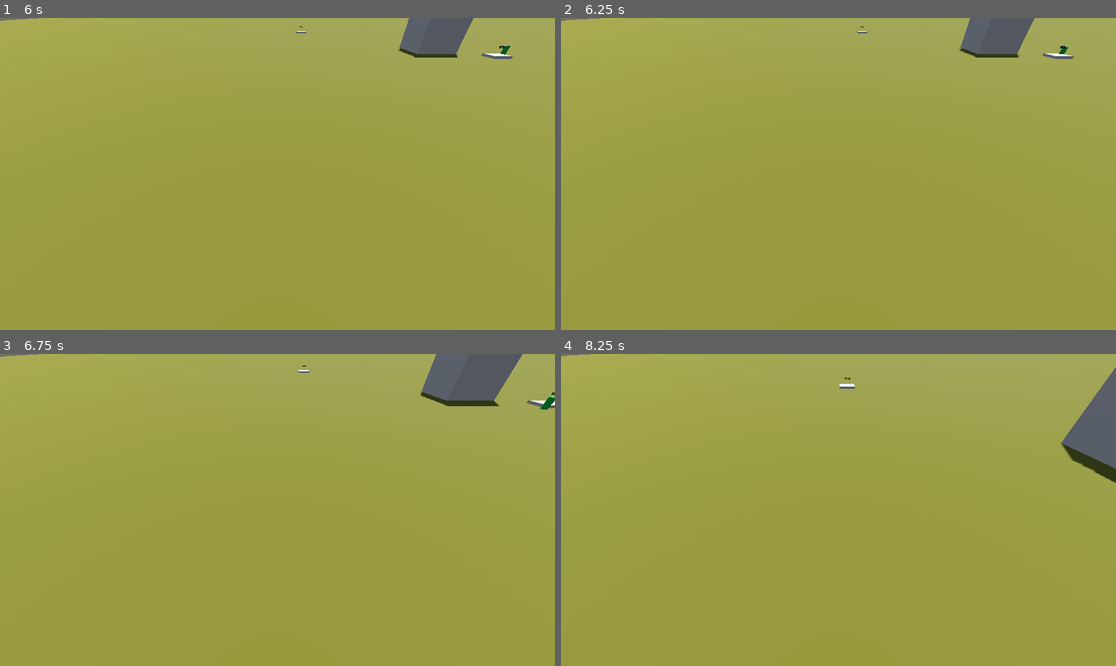
Above: before the commit, frames 1-4 (two rows, left to right).
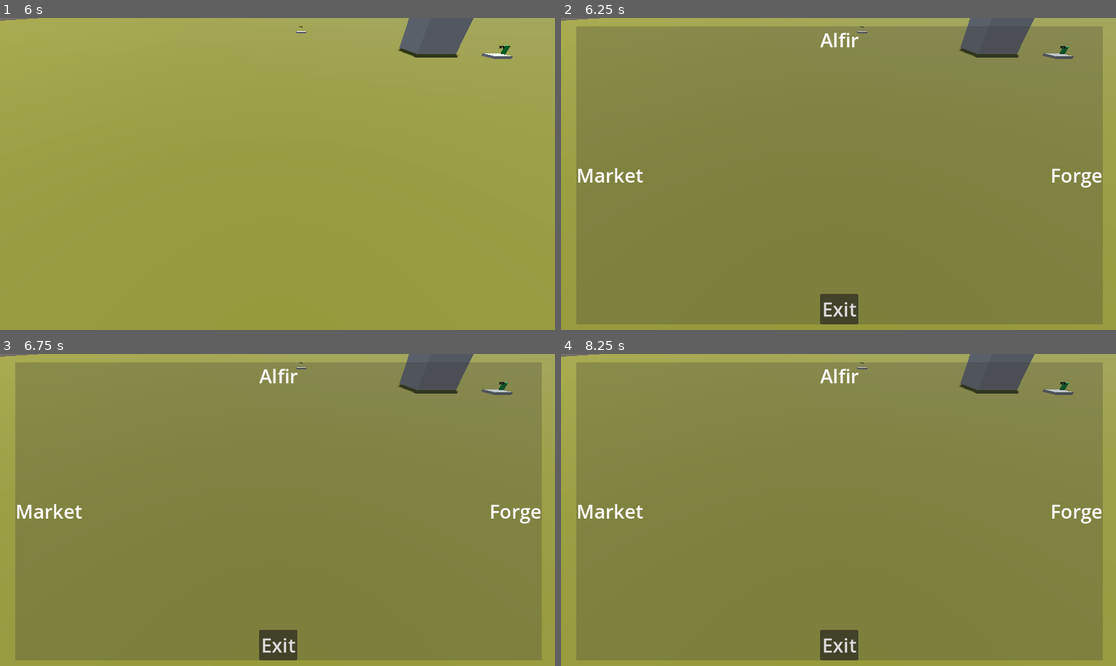
Above: after the commit, the same moments.

Repository: ualisars/simulationPrototype
Game: Godot game, scene res://Map/base_map.tscn
Two runs of this game, one before a commit and one after it. Both use one fixed random seed, a clock stepped at 60 frames per second and the inputs below.
Inputs (mouse positions are in pixels of both pictures, inside the frame that each line leads up to):
- Up to frame 1 (6 s): tap Enter at 0.5, 3.5, 5 s; move the mouse to (399, 158) at 0.52 s; hold S (CameraBack) 0.53-1.28 s; move the mouse to (166, 189) at 1.27 s; tap W (CameraForward) at 1.35 s; tap Space at 2, 4.25 s; move the mouse to (333, 105) at 2.02 s; hold A (CameraLeft) 2.03-2.78 s; move the mouse to (249, 236) at 2.77 s; tap D (CameraRight) at 2.85 s; move the mouse to (444, 220) at 3.52 s; tap Mouse wheel up (CameraZoomIn) at 3.6 s; move the mouse to (111, 127) at 4.27 s; tap Mouse wheel down (CameraZoomOut) at 4.35 s; move the mouse to (305, 174) at 5.02 s; click (305, 174) at 5.1 s; move the mouse to (194, 96) at 5.77 s; tap S (CameraBack) at 5.85 s
- Up to frame 2 (6.25 s): no input
- Up to frame 3 (6.75 s): tap Space at 6.5 s; move the mouse to (399, 494) at 6.52 s; hold W (CameraForward) from 6.53 s (still down)
- Up to frame 4 (8.25 s): move the mouse to (727, 525) at 7.27 s; release W (CameraForward) at 7.28 s; tap A (CameraLeft) at 7.35 s; move the mouse to (894, 441) at 8.02 s; hold D (CameraRight) from 8.03 s (still down)

Frame 1 is identical in both runs. In frame 2, 89% of the frame differs, in the area x 2-98%, y 2-99%; in frame 3, 90%; in frame 4, 92%, in the area x 0-100%, y 0-99%.

Commit message:
add city menu

Diff:
--- a/Settlements/city.gd
+++ b/Settlements/city.gd
@@ -2,6 +2,9 @@
 
 @onready var label_3d: Label3D = $"City Wall/Label3D"
 @export var city_name: String = "City Name"
+
+@onready var city_control: Control = $CityControl
+
 
 # Called when the node enters the scene tree for the first time.
 func _ready() -> void:
@@ -11,4 +14,5 @@
 	connect("body_entered", on_area_entered, CONNECT_DEFERRED)
 
 func on_area_entered(body: Node) -> void:
+	city_control.open_menu()
 	print(body.name + " entered the city " + city_name)
--- a/Settlements/city.tscn
+++ b/Settlements/city.tscn
@@ -1,6 +1,7 @@
-[gd_scene load_steps=4 format=3 uid="uid://bmj1ghbmfb4uq"]
+[gd_scene load_steps=5 format=3 uid="uid://bmj1ghbmfb4uq"]
 
 [ext_resource type="Script" path="res://Settlements/city.gd" id="1_idsiu"]
+[ext_resource type="PackedScene" uid="uid://ye88dk2ich1c" path="res://UI/city_menu.tscn" id="2_lv8jr"]
 
 [sub_resource type="BoxMesh" id="BoxMesh_tu4c7"]
 size = Vector3(4, 1, 4)
@@ -25,3 +26,7 @@
 
 [node name="CollisionShape3D" type="CollisionShape3D" parent="."]
 shape = SubResource("BoxShape3D_mqrfi")
+
+[node name="CityControl" parent="." node_paths=PackedStringArray("city") instance=ExtResource("2_lv8jr")]
+visible = false
+city = NodePath("..")
--- /dev/null
+++ b/UI/city_menu.gd
@@ -0,0 +1,23 @@
+extends Control
+
+@export var city: Node3D
+
+@onready var city_name_label: Label = $MarginContainer/ColorRect/city_name_label
+@onready var close_button: Button = $MarginContainer/BoxContainer3/CloseButton
+
+# Called when the node enters the scene tree for the first time.
+func _ready() -> void:
+	city_name_label.text = city.city_name
+	close_button.pressed.connect(close_menu)
+
+
+func close_menu():
+	print("close menu")
+	get_tree().paused = false
+	hide()
+
+
+func open_menu():
+	print("open city menu")
+	get_tree().paused = true
+	show()
--- /dev/null
+++ b/UI/city_menu.tscn
@@ -0,0 +1,84 @@
+[gd_scene load_steps=4 format=3 uid="uid://ye88dk2ich1c"]
+
+[ext_resource type="Script" path="res://UI/city_menu.gd" id="1_53uqh"]
+
+[sub_resource type="LabelSettings" id="LabelSettings_6ampb"]
+line_spacing = 0.0
+font_size = 40
+
+[sub_resource type="LabelSettings" id="LabelSettings_1hutm"]
+font_size = 40
+
+[node name="Control" type="Control"]
+process_mode = 2
+layout_mode = 3
+anchors_preset = 15
+anchor_right = 1.0
+anchor_bottom = 1.0
+grow_horizontal = 2
+grow_vertical = 2
+script = ExtResource("1_53uqh")
+
+[node name="MarginContainer" type="MarginContainer" parent="."]
+layout_mode = 1
+anchors_preset = 15
+anchor_right = 1.0
+anchor_bottom = 1.0
+offset_left = 2.0
+offset_top = 3.0
+offset_right = 2.0
+offset_bottom = 3.0
+grow_horizontal = 2
+grow_vertical = 2
+theme_override_constants/margin_left = 30
+theme_override_constants/margin_top = 15
+theme_override_constants/margin_right = 30
+theme_override_constants/margin_bottom = 15
+
+[node name="ColorRect" type="ColorRect" parent="MarginContainer"]
+layout_mode = 2
+color = Color(0.219608, 0.219608, 0.219608, 0.266667)
+
+[node name="city_name_label" type="Label" parent="MarginContainer/ColorRect"]
+layout_mode = 1
+anchors_preset = 5
+anchor_left = 0.5
+anchor_right = 0.5
+offset_left = -20.0
+offset_right = 20.0
+offset_bottom = 23.0
+grow_horizontal = 2
+text = "City Name"
+label_settings = SubResource("LabelSettings_6ampb")
+
+[node name="BoxContainer" type="BoxContainer" parent="MarginContainer"]
+layout_mode = 2
+size_flags_horizontal = 0
+size_flags_vertical = 4
+
+[node name="Label" type="Label" parent="MarginContainer/BoxContainer"]
+layout_mode = 2
+text = "Market"
+label_settings = SubResource("LabelSettings_1hutm")
+
+[node name="BoxContainer2" type="BoxContainer" parent="MarginContainer"]
+layout_mode = 2
+size_flags_horizontal = 8
+size_flags_vertical = 4
+
+[node name="Label" type="Label" parent="MarginContainer/BoxContainer2"]
+layout_mode = 2
+text = "Forge"
+label_settings = SubResource("LabelSettings_1hutm")
+
+[node name="BoxContainer3" type="BoxContainer" parent="MarginContainer"]
+layout_mode = 2
+size_flags_horizontal = 4
+size_flags_vertical = 8
+
+[node name="CloseButton" type="Button" parent="MarginContainer/BoxContainer3"]
+layout_mode = 2
+size_flags_horizontal = 4
+size_flags_vertical = 4
+theme_override_font_sizes/font_size = 40
+text = "Exit"
